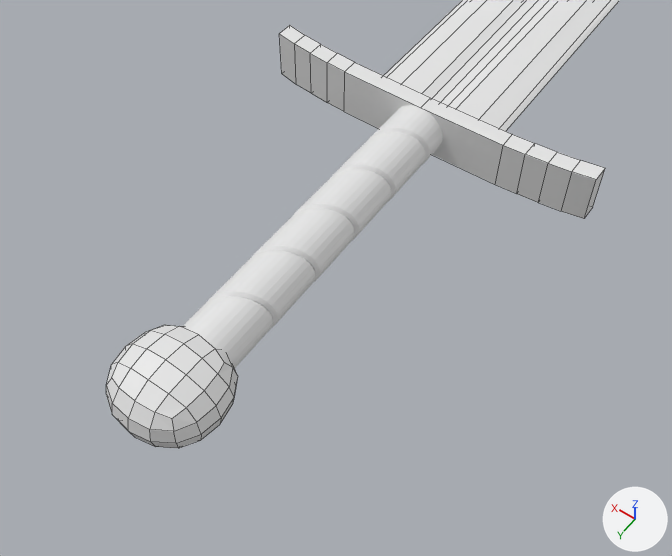
The Blender file Props/File_Saves/Sword_SD.blend: old version first, new version second.
Rendered twice from a 50 mm camera at (-4.59, 8.49, 8.79) aimed at (-0.58, 2.89, -0.02). Lighting does not change. The marker at lower right points along +X, +Y and +Z. Mesh edges are drawn as thin lines on the coarser meshes.

Names of what the first picture shows: 'Blade', 'Hilt', 'Pommel', 'Wrap'.
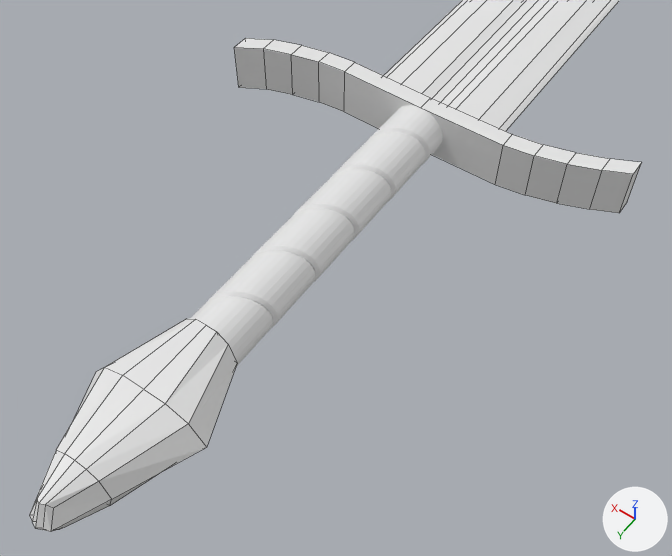
Pixel boxes (x1, y1, x2, y2) of what changed, in the pictures (672 x 556 px; the box of a moved part takes in the faces that stretch with it):
'Cube', added
    after: (29, 319, 237, 532)
'Hilt', reshaped (25% wider, 10% shorter)
    before: (279, 25, 605, 219)
    after: (234, 38, 642, 213)
'Pommel', deleted
    before: (106, 325, 238, 448)
part 1 of me_cube_002, moved or reshaped
    before: (327, 53, 355, 112)
    after: (319, 53, 355, 112)
part 2 of me_cube_002, moved or reshaped
    before: (310, 44, 337, 102)
    after: (291, 46, 329, 102)
part 3 of me_cube_002, moved or reshaped
    before: (294, 35, 320, 93)
    after: (263, 40, 302, 95)
part 4 of me_cube_002, moved or reshaped
    before: (279, 25, 304, 84)
    after: (234, 38, 273, 89)
part 5 of me_cube_002, moved or reshaped
    before: (585, 169, 605, 217)
    after: (620, 164, 641, 212)
part 6 of me_cube_002, moved or reshaped
    before: (561, 161, 605, 219)
    after: (589, 159, 642, 213)
part 7 of me_cube_002, moved or reshaped
    before: (538, 152, 581, 211)
    after: (557, 153, 610, 209)
part 8 of me_cube_002, moved or reshaped
    before: (495, 134, 557, 202)
    after: (495, 134, 576, 203)

The change, as a list of edits to the scene's bpy script:
```text
Change me_cube_002:
    where me_cube_002.from_pydata(...)  # 44 vertices, 42 faces; spans x -2.0..2.0, y -0.22..0.1, z -0.29..0.29
    used by ob_hilt; location = (0.0, 0.0, 0.0); scale = (1.25, 1.25, 1.25)
    me_cube_002 part 1: all 4 vertices in x 1.25, y -0.12..0.08, z -0.29..0.29 are moved by (0.08, 0.04, 0.0)
    me_cube_002 part 2: all 4 vertices in x 1.5, y -0.14..0.06, z -0.29..0.29 are moved by (0.16, 0.14, 0.0)
    me_cube_002 part 3: all 4 vertices in x 1.75, y -0.17..0.03, z -0.29..0.29 are moved by (0.23, 0.28, 0.0)
    me_cube_002 part 4: all 4 vertices in x 2.0, y -0.22..-0.02, z -0.29..0.29 are moved by (0.27, 0.49, 0.0)
    me_cube_002 part 5: all 4 vertices in x -2.0, y -0.22..-0.02, z -0.29..0.29 are moved by (-0.27, -0.29, 0.0)
    me_cube_002 part 6: all 4 vertices in x -1.75, y -0.17..0.03, z -0.29..0.29 are moved by (-0.23, -0.2, 0.0)
    me_cube_002 part 7: all 4 vertices in x -1.5, y -0.14..0.06, z -0.29..0.29 are moved by (-0.16, -0.1, 0.0)
    me_cube_002 part 8: all 4 vertices in x -1.25, y -0.12..0.08, z -0.29..0.29 are moved by (-0.08, -0.04, 0.0)
Add me_cube:
    me_cube.from_pydata(...)  # 54 vertices, 52 faces; spans x -0.8..0.8, y -0.2..2.46, z -0.4..0.4
Remove ob_pommel:
    ob_pommel = bpy.data.objects.new('Pommel', me_cube_004)
    ob_pommel.location = (0.0, 5.08, 0.0)
    ob_pommel.scale = (0.939, 0.939, 0.939)
Add ob_cube:
    ob_cube = bpy.data.objects.new('Cube', me_cube)
    ob_cube.location = (0.0, 4.72, 0.0)
```
